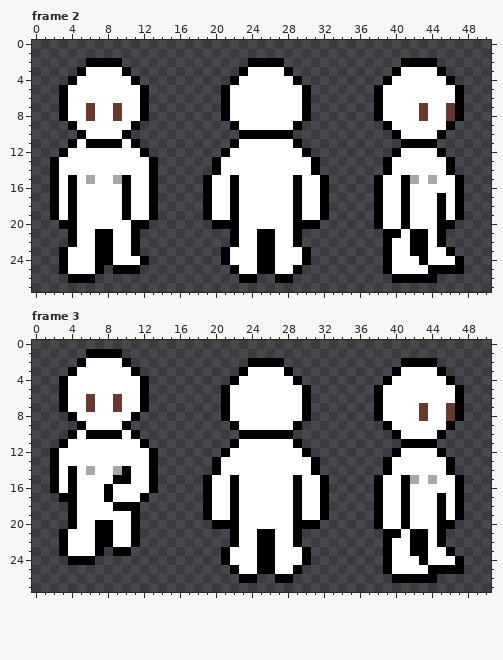
Pixel-art file, stored at Assets/Sprites/Humanoid.aseprite. Above is the file before it was changed.
51x28 pixels, 8 frames. Shown: frame 2, frame 3. The commit also changed other frames, which this record leaves out.
Now the later version:
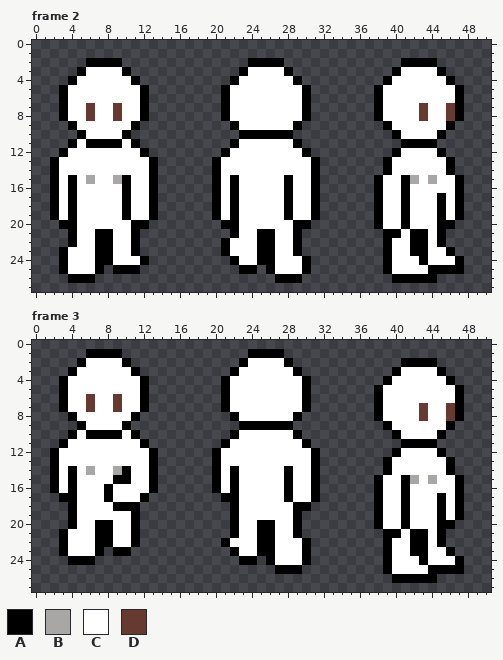
Palette (. is transparent): A #000000  B #a9a7a6  C #ffffff  D #663931
Diff:
Frame 2, layers "Torso", "Legs":
y 15..19: x 19..20 AC -> .A; x 28..29 CA -> AC; x 31..32 CA -> A.
y 20: x 20 A -> .; x 31 A -> .
y 22: x 21..22 .A -> AC
y 23: x 29..30 CA -> A.
y 24: x 21..22 AC -> .A
y 25: x 22..25 ACCA -> .AA.; x 29..30 A. -> CA
y 26: x 23..24 AA -> ..; x 29 . -> A
Frame 3, layers "Torso", "Behind Head", "Legs":
y 1: x 24..27 .... -> AAAA
y 2: x 23..28 .AAAA. -> ACCCCA
y 3: x 22..23 .A -> AC; x 28..29 A. -> CA
y 4: x 21..22 .A -> AC; x 29..30 A. -> CA
y 8: x 21..22 AC -> .A; x 29..30 CA -> A.
y 9: x 22..29 ACCCCCCA -> .AAAAAA.
y 10: x 22..29 .AAAAAA. -> ACCCCCCA
y 11: x 21..22 .A -> AC; x 29..30 A. -> CA
y 12: x 20..21 .A -> AC; x 30..31 A. -> CA
y 14: x 22 C -> A; x 28 C -> A
y 15..16: x 19..20 AC -> .A; x 28..29 CA -> AC; x 31..32 CA -> A.
y 17: x 19..21 ACC -> ..A; x 28..29 CA -> AC; x 31..32 CA -> A.
y 18: x 19..21 ACC -> ...; x 30..32 CCA -> A..
y 19: x 19..21 ACC -> ...; x 30..32 CCA -> ...
y 20: x 20..21 AA -> ..; x 25..26 CC -> AA; x 30..31 AA -> ..
y 22: x 21..22 .A -> AC; x 29..30 A. -> CA
y 23: x 21..22 AC -> .A
y 24: x 21..25 ACCCA -> ..AA.
y 25: x 22..28 ACCAACC -> .....AA
y 26: x 23..24 AA -> ..; x 27..28 AA -> ..
Where, in picture pixels (left, top, right, bottom), the same in both pictures:
changed: (203, 175, 329, 283)
changed: (203, 349, 329, 583)
